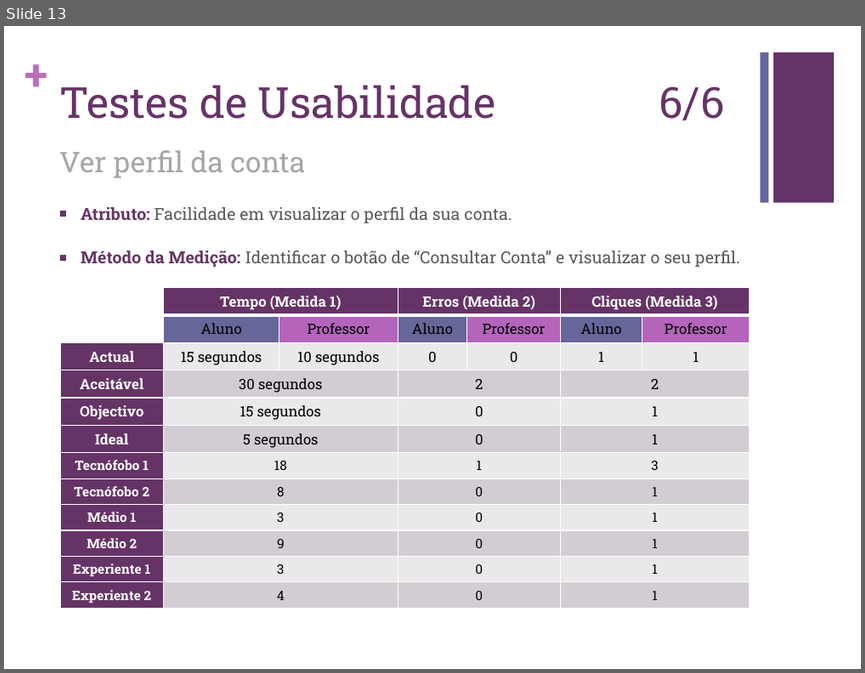
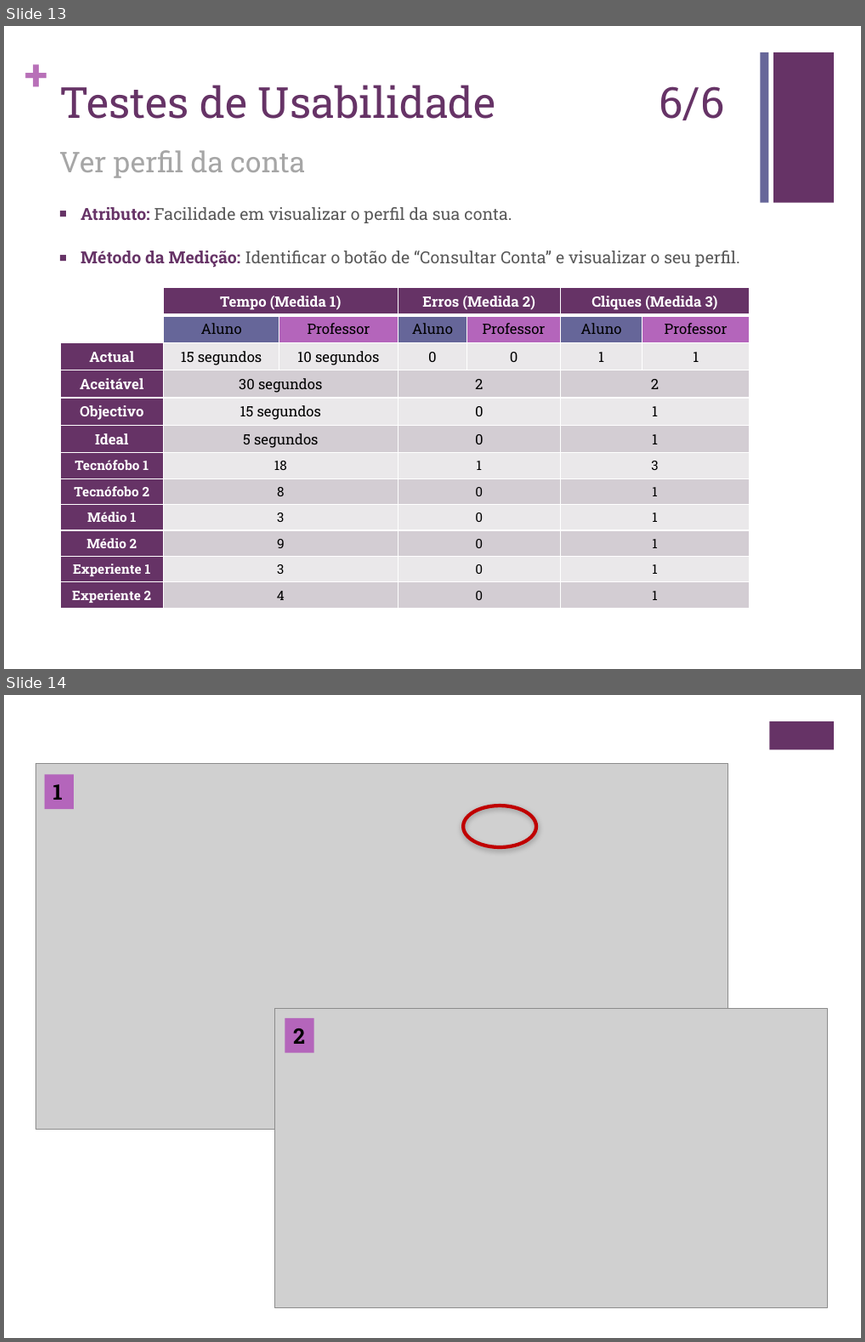
Before and after one commit to carboned4/C_C_U-2015-10, a slide deck: Aula 09/G10 - Apresentacao - Lab09.pptx. Shown one above the other, each under a label of ours: slide 13 before the commit, slides 13 and 14 after it. The pictures are 865x673 and 865x1342 pixels, drawn with LibreOffice and Linux fonts; fonts in the diff are those of the drawing; grey boxes stand for pictures. Boxes give left, top, right and bottom in pixels: in the first picture for what was removed or moved away, otherwise in the second. Text is boxed around its words. In the diff, an @@ line names an element or a change of style, - is before the commit and + after.

```diff
--- a/Aula 09/G10 - Apresentacao - Lab09.pptx
+++ b/Aula 09/G10 - Apresentacao - Lab09.pptx
@@ slide 14 added at (4,695,861,1338), background #FFFFFF @@
@@ rectangle added at (769,721,834,750), fill #663366 @@
@@ picture added at (35,763,728,1129) @@
@@ rectangle added at (44,775,74,809), fill #B465BB, 18 pt, text #000000, bold @@
+1
@@ ellipse added at (463,805,536,847), outline #C00000 3 pt @@
@@ picture added at (275,1009,828,1307) @@
@@ rectangle added at (285,1018,314,1052), fill #B465BB, 18 pt, text #000000, bold @@
+2
```
Also in this commit, not shown: 4 slides changed, 3 other slides added, 4 slides removed, 1 other file.
